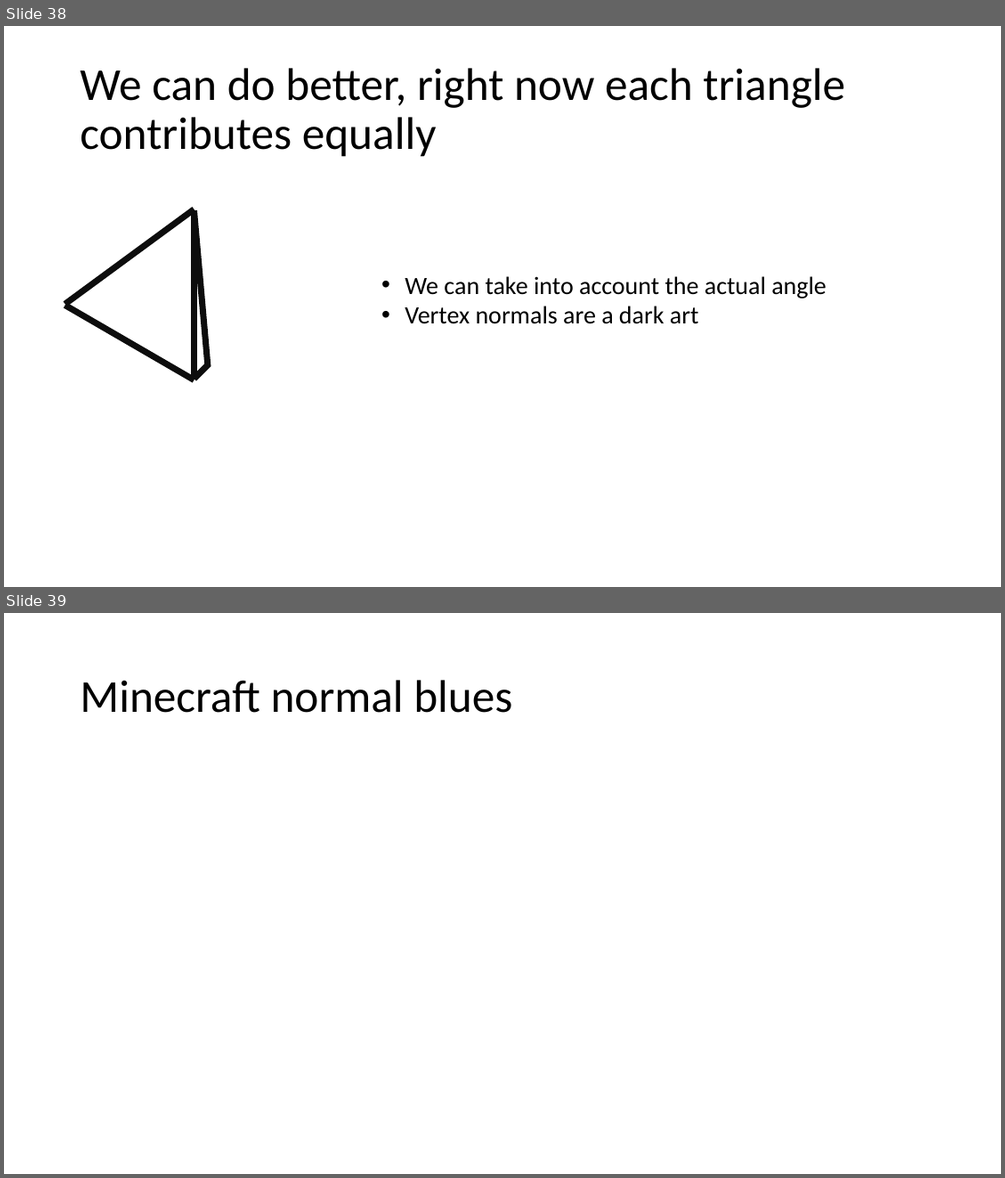
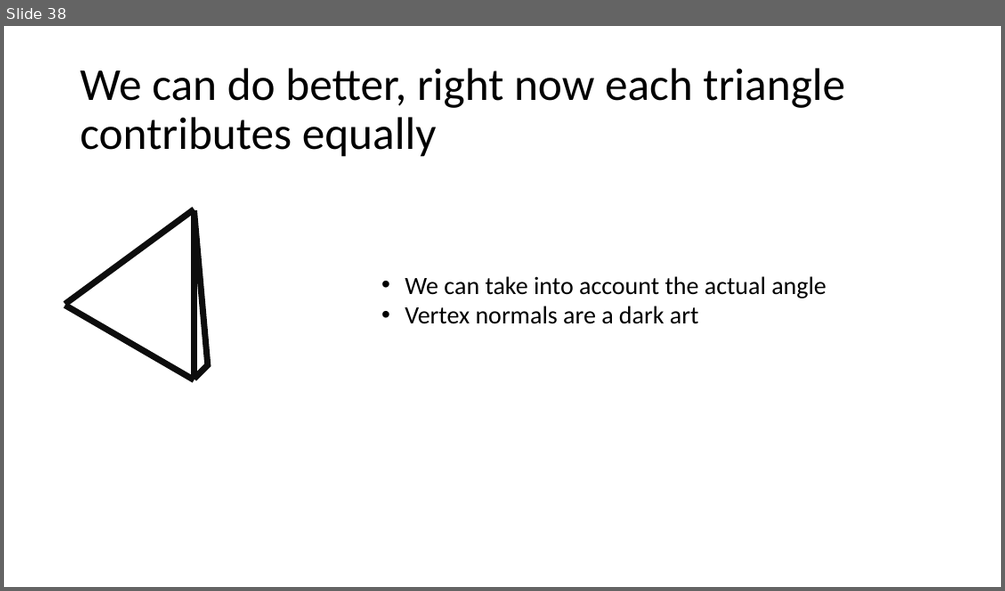
Before and after one commit to harveypekar/3dgraphics, a slide deck: course/3d_slides_w3.pptx. Shown one above the other, each under a label of ours: slides 38 and 39 before the commit, slide 38 after it. The pictures are 1005x1178 and 1005x591 pixels, drawn with LibreOffice and Linux fonts; fonts in the diff are those of the drawing. Boxes give left, top, right and bottom in pixels: in the first picture for what was removed or moved away, otherwise in the second. Text is boxed around its words. In the diff, an @@ line names an element or a change of style, - is before the commit and + after.

```diff
--- a/course/3d_slides_w3.pptx
+++ b/course/3d_slides_w3.pptx
@@ slide 39 removed at bbox=[4, 613, 1001, 1174], background #FFFFFF @@
@@ title removed at bbox=[80, 680, 512, 713] @@
-Minecraft normal blues
```
Also in this commit, not shown: 1 other slide removed, 4 other files.
